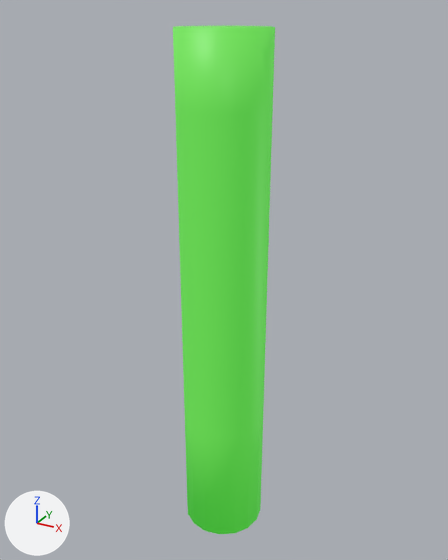
Two versions of the glTF model assets/models/anim.glb, one commit apart.
One viewpoint serves both versions: a 50 mm camera at (1.054, -1.913, 2.081) aimed at (-0.019, 0.037, 1.106). Arrows for +X, +Y and +Z are at lower left; the lights stay in place. Vertices at the same position are counted once.
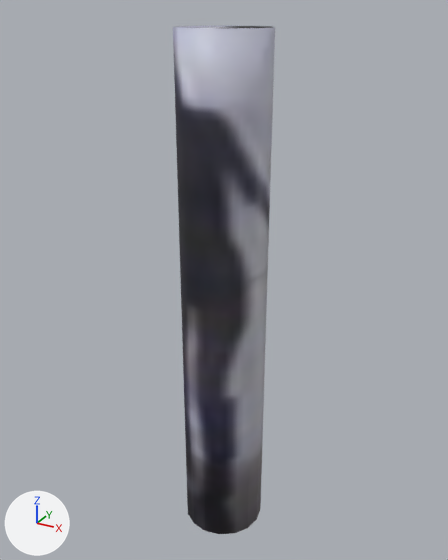
Patch to the scene script:
```diff
--- a/assets/models/anim.glb.py
+++ b/assets/models/anim.glb.py
@@ img_screenshot_2025_03_29_at_11_52_30_am @@
+img_screenshot_2025_03_29_at_11_52_30_am = load_image('Screenshot 2025-03-29 at 11.52.30\u202fam', '_unpacked/Screenshot_2025-03-29_at_11.52.30_am', 342, 608, 'sRGB')
@@ mat_material_001 @@
 mat_material_001 = principled_material('Material.001')
-mat_material_001.base_color = (0.182, 0.474, 0.101)  # green #76b759
-mat_material_001.emission_color = (0.0159, 0.353, 0.014)  # green #22a01f
-mat_material_001.emission_strength = 1.0
+mat_material_001.texture = img_screenshot_2025_03_29_at_11_52_30_am
@@ me_cylinder_001 @@
 me_cylinder_001.from_pydata(...)  # 128 vertices, 252 faces; spans x -0.17..0.17, y -0.17..0.17, z 0.0..2.02
 # used by ob_cylinder; location = (0.0, 0.0, 0.0)
+# me_cylinder_001 part 1: texture (UV) coordinates of 252 of 252 faces, centred in x -0.16..0.16, y -0.16..0.16, z 0.0..2.02, changed; they spanned u 0.0..1.0, v 0.01..1.0 and now span u 0.02..1.0, v -0.57..0.92
 me_cylinder_001.materials.append(mat_material_001)
```

Changed parts and their boxes [x1, y1, x2, y2] in the pictures (448 x 560 px):
'Cylinder', surface changed (green to grey): [173, 26, 275, 534] in both
